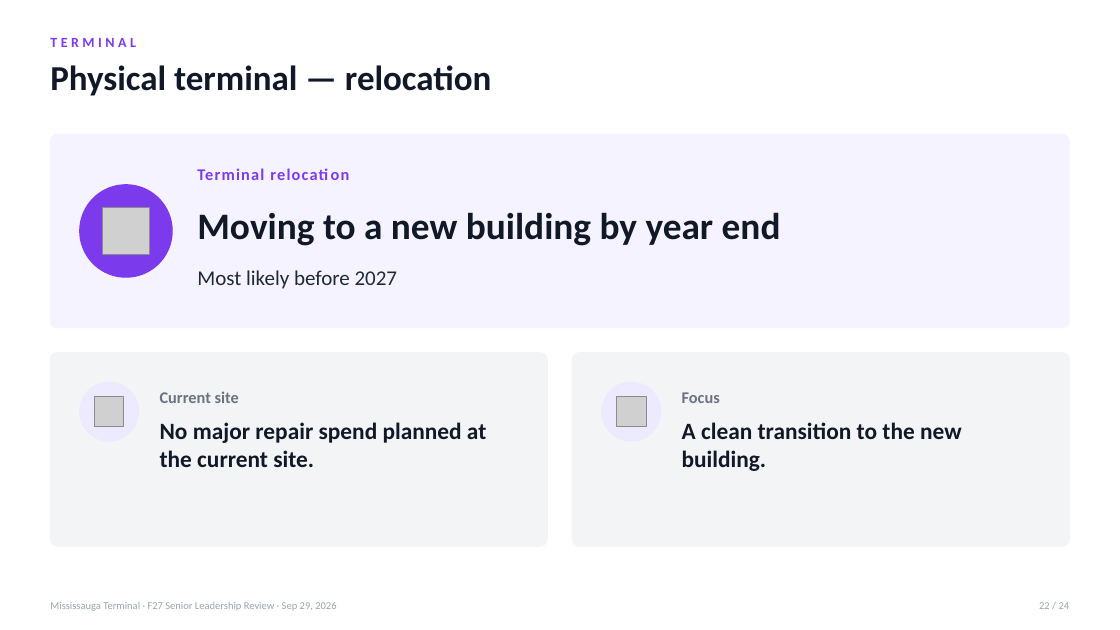
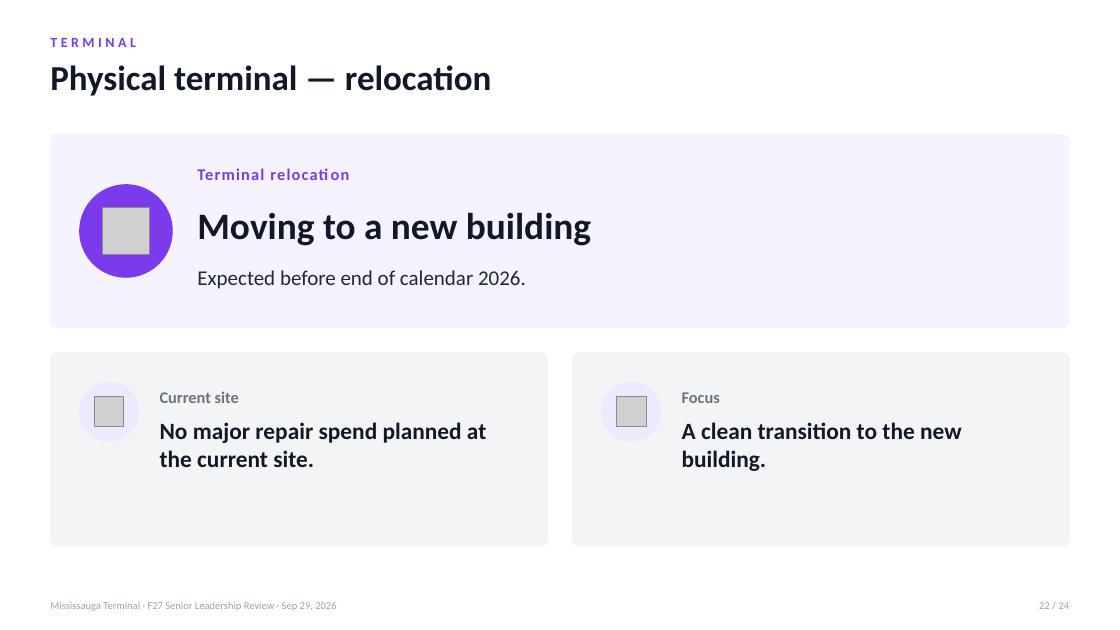
Before and after one commit to FuoriclasseX/mississauga-terminal-f26-cost-transformation-dashboard, a slide deck: slide 22 of presentation/Mississauga_F27_Leadership_Review_Sep29.pptx. Drawn at 1120x630 pixels with LibreOffice and Linux fonts; fonts in the diff are those of the drawing; grey boxes stand for pictures. Boxes give left, top, right and bottom in pixels: in the first picture for what was removed or moved away, otherwise in the second. Text is boxed around its words. In the diff, an @@ line names an element or a change of style, - is before the commit and + after.

```diff
--- a/presentation/Mississauga_F27_Leadership_Review_Sep29.pptx
+++ b/presentation/Mississauga_F27_Leadership_Review_Sep29.pptx
@@ text at [197,212,591,246]: text changed @@
-Moving to a new building by year end
+Moving to a new building
@@ text at [197,270,526,289]: text changed @@
-Most likely before 2027
+Expected before end of calendar 2026.
```
Also in this commit, not shown: 11 other slides changed, 1 other file.
